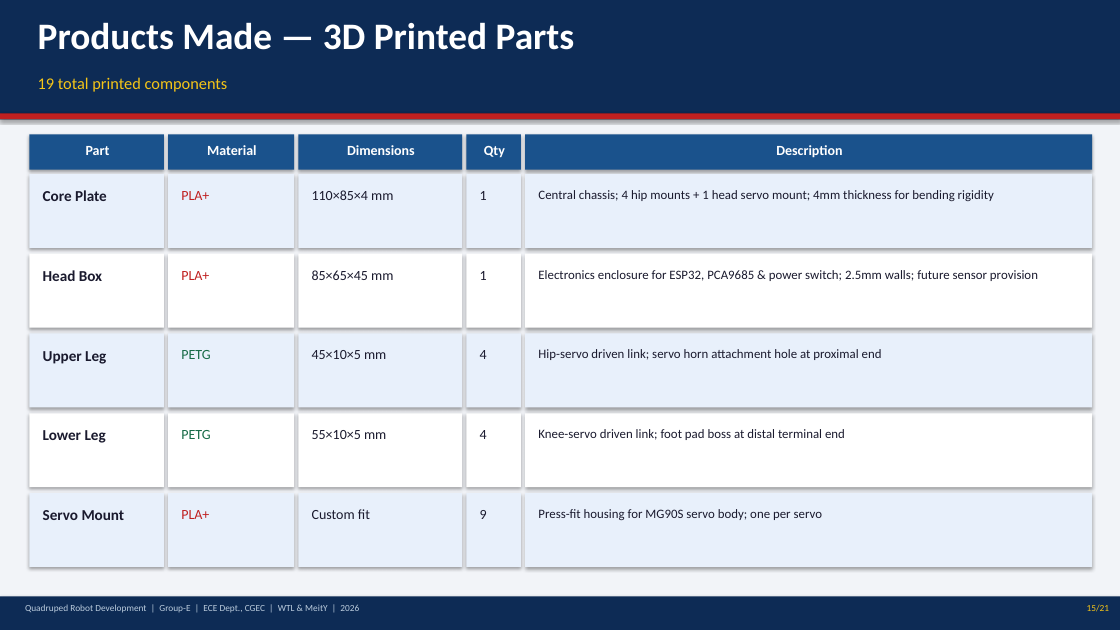
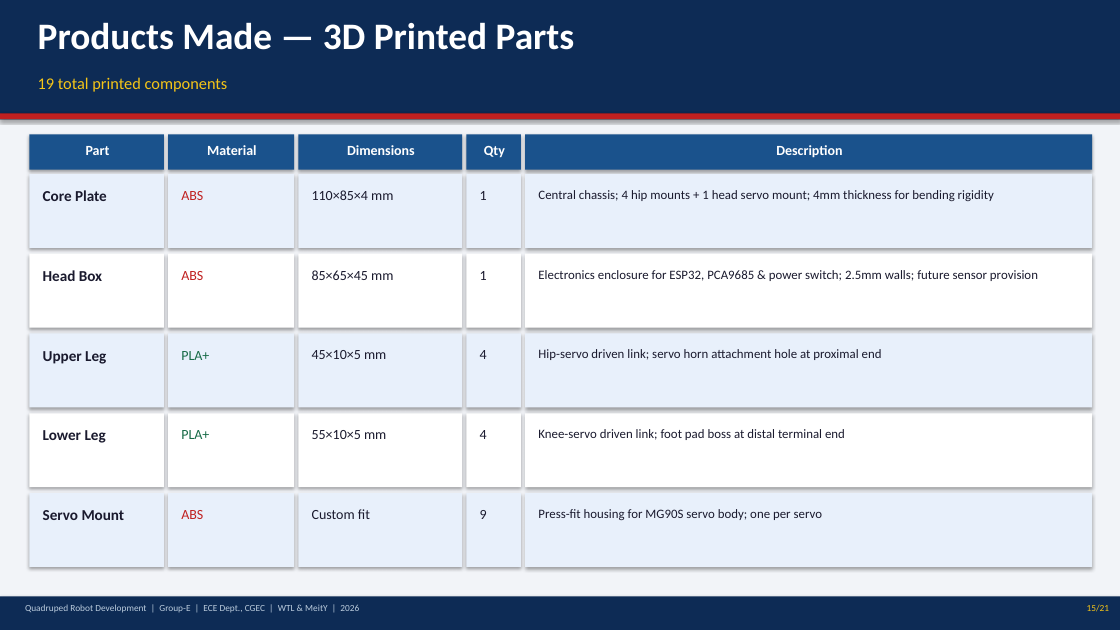
Before and after one commit to Biraj2004/3D-QuadrupedBot-Report, a slide deck: slide 15 of Quadruped_Robot_Presentation.pptx. Drawn at 1120x630 pixels with LibreOffice and Linux fonts; fonts in the diff are those of the drawing. Boxes give left, top, right and bottom in pixels: in the first picture for what was removed or moved away, otherwise in the second. Text is boxed around its words. In the diff, an @@ line names an element or a change of style, - is before the commit and + after.

```diff
--- a/Quadruped_Robot_Presentation.pptx
+++ b/Quadruped_Robot_Presentation.pptx
@@ text at <box>181,191,203,200</box>: text changed @@
-PLA+
+ABS
@@ text added at <box>181,271,203,280</box>, 12 pt, text #C02020 @@
+ABS
@@ text "PLA+": place and size @@
-text "PLA+" at <box>181,271,209,280</box>
+text "PLA+" at <box>181,351,209,360</box>
@@ text "PLA+" at <box>181,351,209,360</box>: text colour #C02020 to #176B47 @@
@@ text removed at <box>181,350,210,359</box> @@
-PETG
@@ text "PLA+" at <box>181,430,209,439</box>: text colour #C02020 to #176B47 @@
@@ text "PLA+": place and size @@
-text "PLA+" at <box>181,510,209,519</box>
+text "PLA+" at <box>181,430,209,439</box>
@@ text removed at <box>181,430,210,439</box> @@
-PETG
@@ text added at <box>181,510,203,519</box>, 12 pt, text #C02020 @@
+ABS
```
Also in this commit, not shown: 4 other slides changed.
